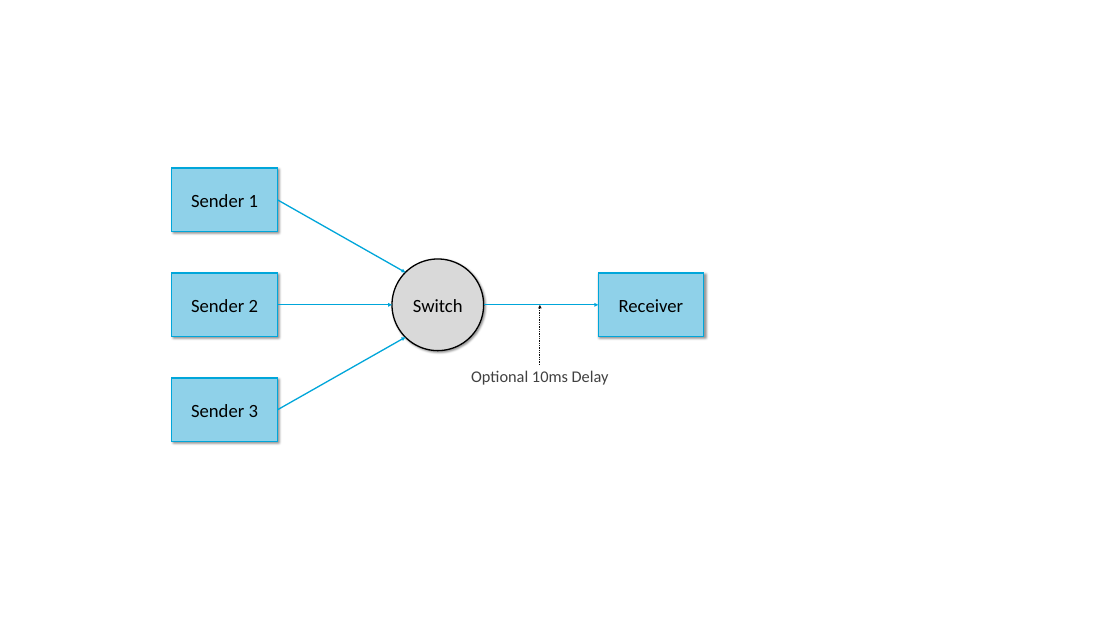
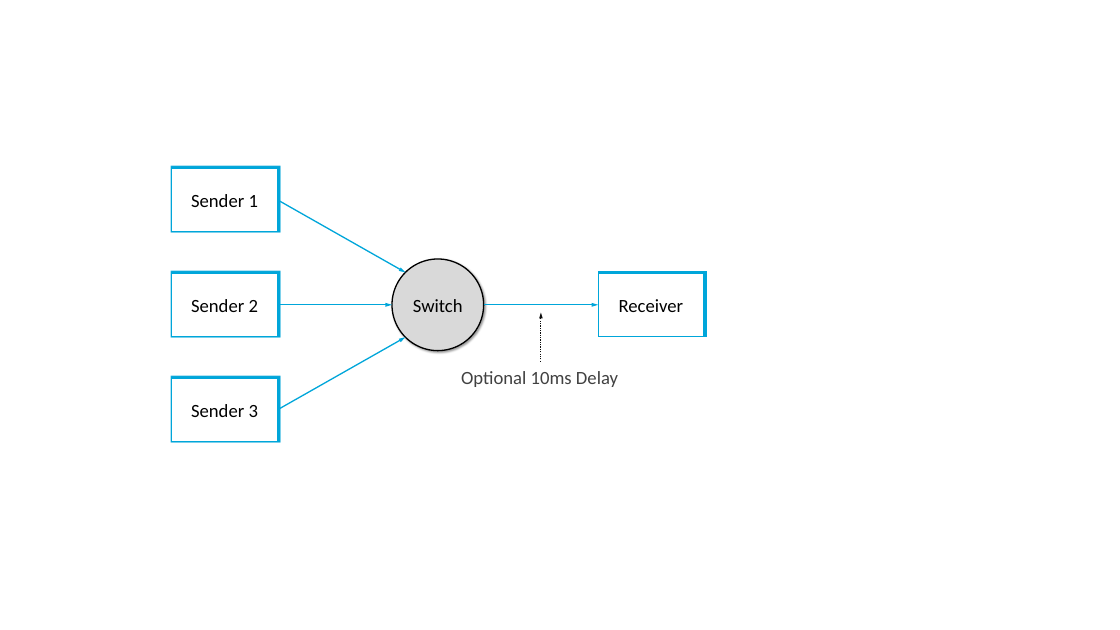
Before and after one commit to SystemsApproach/tcpcc, a slide deck: slide 2 of figures/Figure-sources.pptx (slide 3 before the commit). Drawn at 1120x630 pixels with LibreOffice and Linux fonts; fonts in the diff are those of the drawing. Boxes give left, top, right and bottom in pixels: in the first picture for what was removed or moved away, otherwise in the second. Text is boxed around its words. In the diff, an @@ line names an element or a change of style, - is before the commit and + after.

```diff
--- a/figures/Figure-sources.pptx
+++ b/figures/Figure-sources.pptx
@@ fill #8FD1E9 to #FFFFFF; shadow changed in 4 elements at (172, 168, 278, 232), (172, 273, 278, 337), (172, 378, 278, 442), (598, 273, 704, 337) @@
@@ arrow moved from (540, 365) - (540, 305) to (541, 362) - (541, 312) @@
@@ arrow (541, 362) - (541, 312): stroke #0D0D0D 1.5 pt dashed to #0D0D0D 2 pt dashed @@
@@ text "Optional 10ms Delay": place and size @@
-text "Optional 10ms Delay" at (471, 370, 609, 385)
+text "Optional 10ms Delay" at (461, 371, 618, 387)
@@ text "Optional 10ms Delay" at (461, 371, 618, 387): size 28 to 32 pt @@
```
Also in this commit, not shown: 4 other slides changed, 1 slide added, 1 slide removed, 13 other files.
